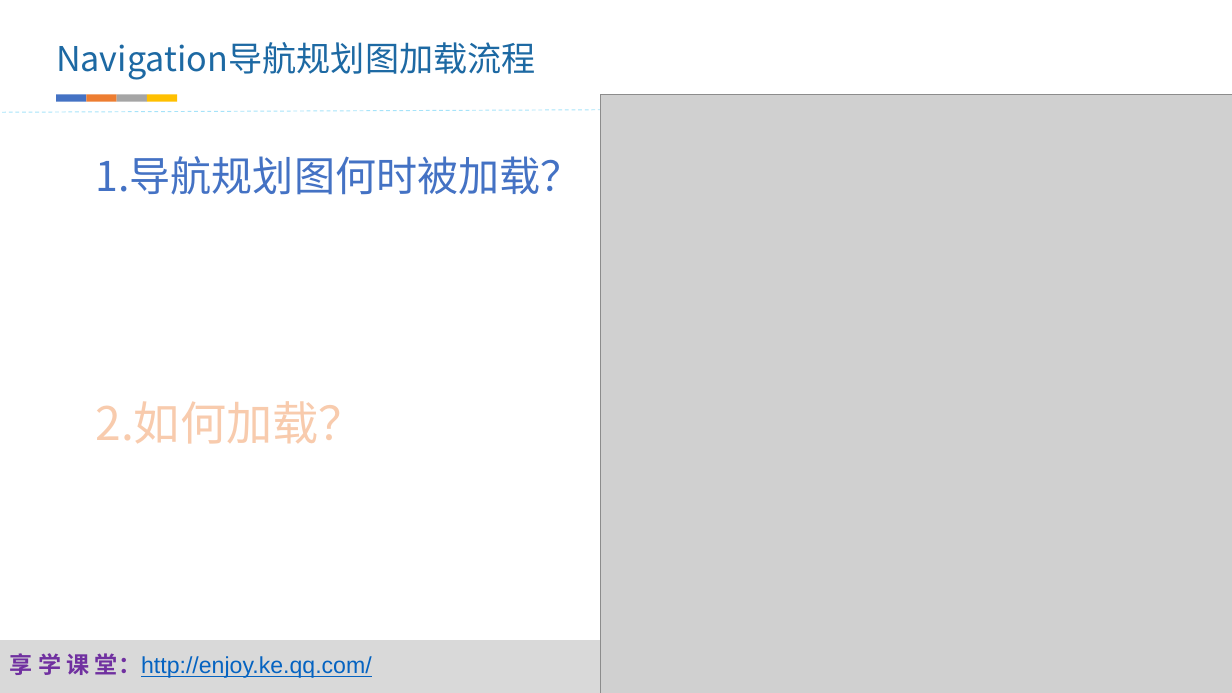
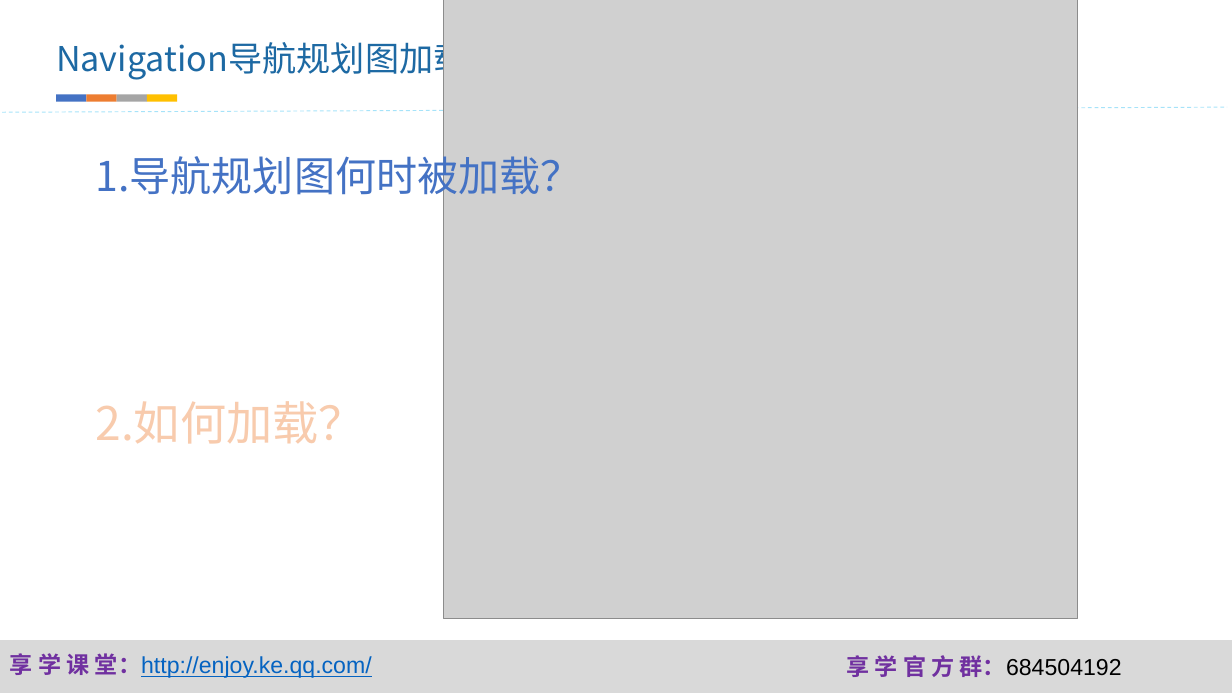
Before and after one commit to fanzhangvip/xiangxue, a slide deck: slide 18 of doc/ppt/Android jetpack实战.pptx. Drawn at 1232x693 pixels with LibreOffice and Linux fonts; fonts in the diff are those of the drawing; grey boxes stand for pictures; background and template pictures are left out. Boxes give left, top, right and bottom in pixels: in the first picture for what was removed or moved away, otherwise in the second. Text is boxed around its words. In the diff, an @@ line names an element or a change of style, - is before the commit and + after.

```diff
--- a/doc/ppt/Android jetpack实战.pptx
+++ b/doc/ppt/Android jetpack实战.pptx
@@ picture: place and size @@
-picture at [601, 94, 1232, 693]
+picture at [444, 0, 1078, 619]
@@ text added at [846, 655, 1122, 677], 18 pt, text #000000 @@
+享 学 官 方 群：684504192
```
Also in this commit, not shown: 5 other slides changed, 35 other files.
